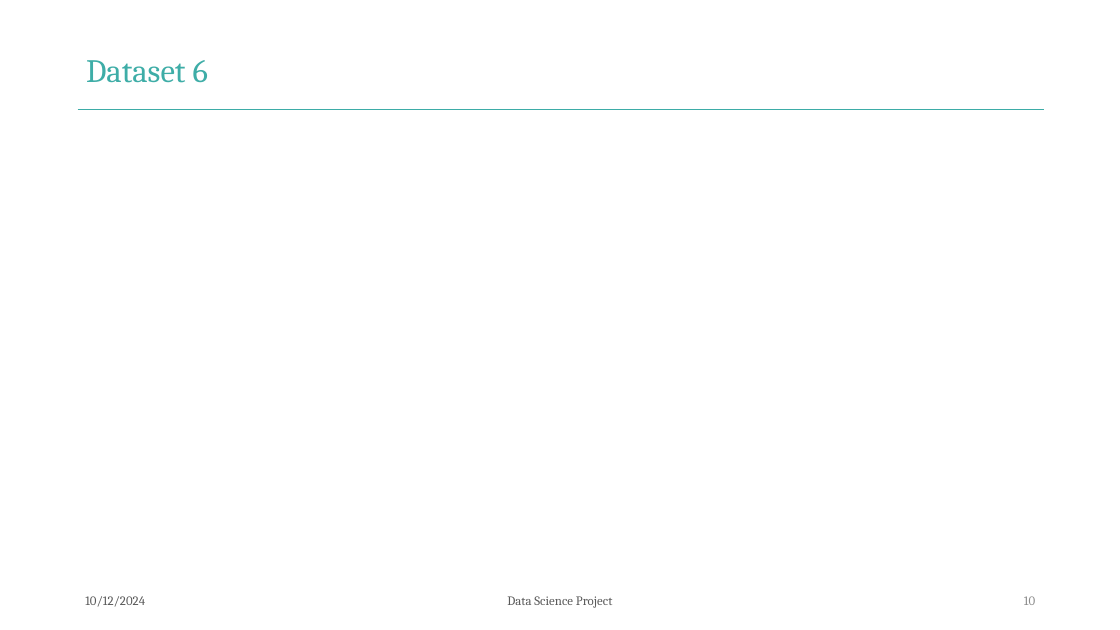
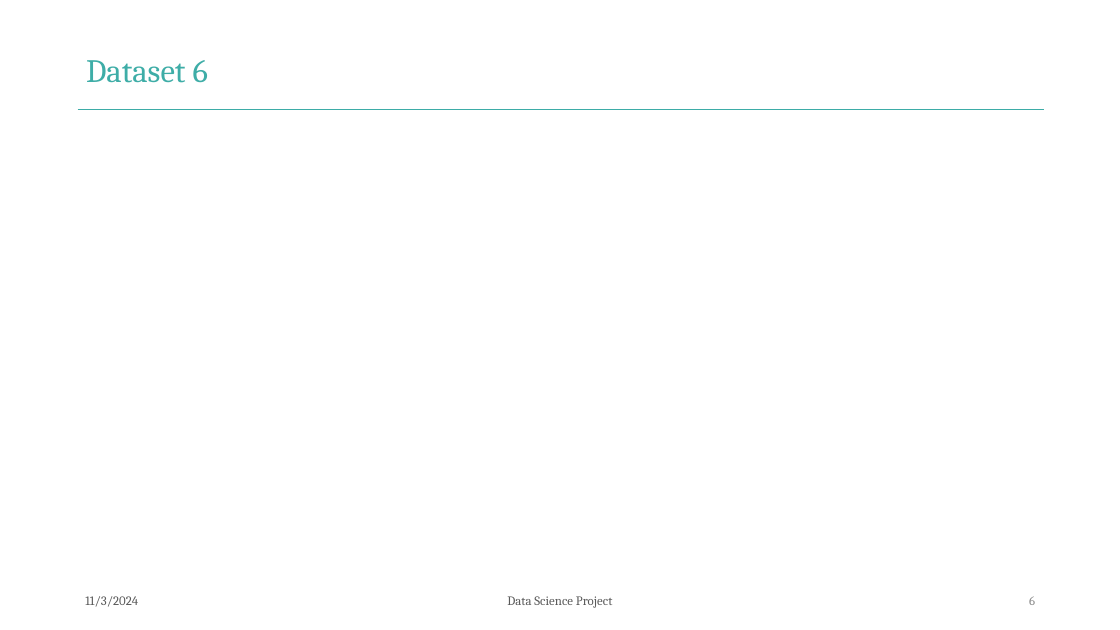
Before and after one commit to SachinLearns/Data_Science_Project, a slide deck: slide 6 of Data_Science_Project.pptx (slide 10 before the commit). Drawn at 1120x630 pixels with LibreOffice and Linux fonts; fonts in the diff are those of the drawing; grey boxes stand for pictures; background and template pictures are left out. Boxes give left, top, right and bottom in pixels: in the first picture for what was removed or moved away, otherwise in the second. Text is boxed around its words. In the diff, an @@ line names an element or a change of style, - is before the commit and + after.

```diff
--- a/Data_Science_Project.pptx
+++ b/Data_Science_Project.pptx
@@ text at (85,596,138,607): text changed @@
-10/12/2024
+11/3/2024
@@ page number at (1029,596,1035,605): text changed @@
-10
+6
```
Also in this commit, not shown: 10 other slides changed, 2 slides removed, 41 other files.
